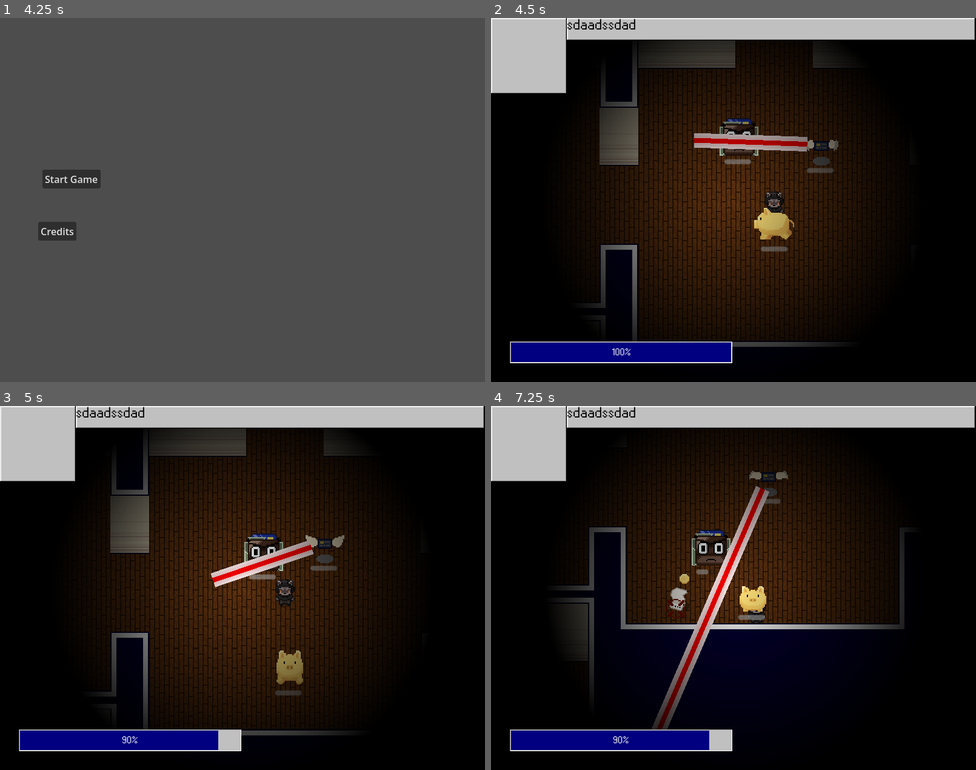
Above: before the commit, frames 1-4 (two rows, left to right).
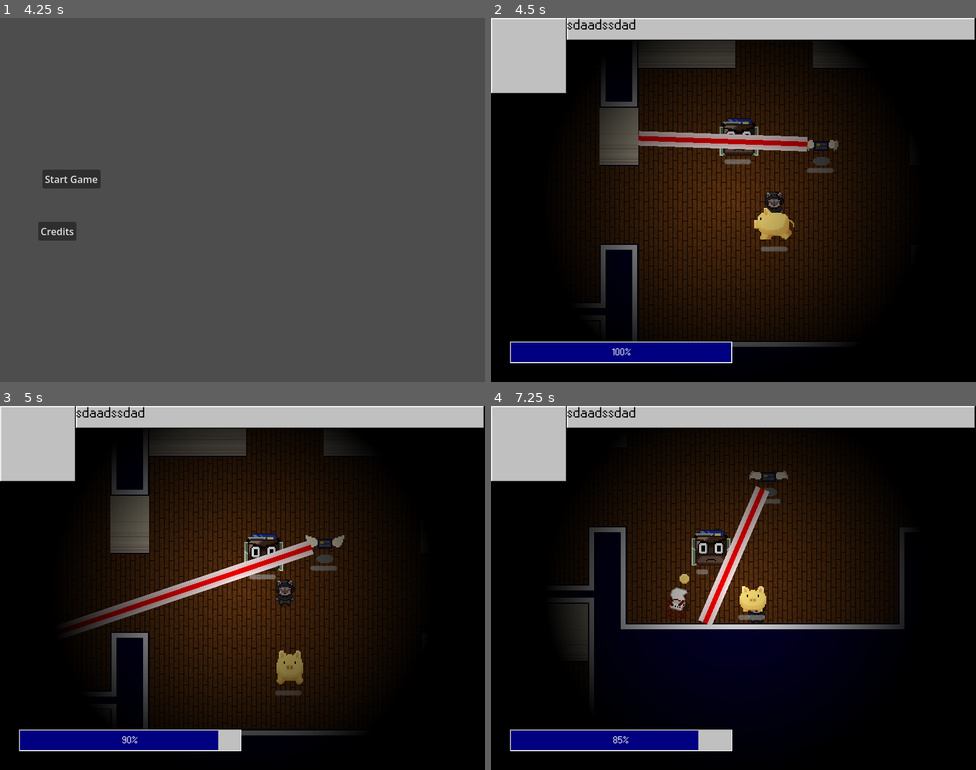
Above: after the commit, the same moments.

Repository: ygda-org/stock-strikers
Game: Godot game, scene res://main/startup_scene.tscn
Two runs of this game, one before a commit and one after it. Both use one fixed random seed, a clock stepped at 60 frames per second and the inputs below. Sound files missing from this copy of the repository are replaced by a short silence.
Inputs (mouse positions are in pixels of both pictures, inside the frame that each line leads up to):
- Up to frame 1 (4.25 s): move the mouse to (349, 181) at 0.52 s; hold D (move_right) 0.53-1.28 s; tap Shift (dodge) at 0.6, 2.1, 3.6 s; tap Enter at 1.25 s; move the mouse to (145, 218) at 1.27 s; hold S (move_down) 1.28-2.03 s; click (145, 218) at 1.35 s; move the mouse to (291, 119) at 2.02 s; hold D (move_right) 2.03-2.78 s; tap Space at 2.75 s; move the mouse to (218, 272) at 2.77 s; hold W (move_up) 2.78-3.53 s; click (218, 272) at 2.85 s; move the mouse to (388, 254) at 3.52 s; hold A (move_left) from 3.53 s (still down)
- Up to frame 2 (4.5 s): release A (move_left) at 4.25 s; click "Start Game" at 4.25 s
- Up to frame 3 (5 s): no input
- Up to frame 4 (7.25 s): move the mouse to (588, 533) at 5.02 s; hold A (move_left) 5.03-5.78 s; click (588, 533) at 5.1 s; move the mouse to (757, 588) at 5.77 s; hold S (move_down) 5.78-6.53 s; tap Shift (dodge) at 5.85 s; move the mouse to (660, 497) at 6.52 s; hold D (move_right) from 6.53 s (still down); click (660, 497) at 6.6 s

Frame 1 is identical in both runs. In frame 2, 0.5% of the frame differs, in the area x 30-42%, y 31-36%; in frame 3, 1.2%, in the area x 15-45%, y 46-63%; in frame 4, 1.1%.

Commit message:
hi Malik I fixed your laser (you were rotating both the raycast and the whole laser so the raycast was double rotating)

Diff:
--- a/enemies/credit_card/laser/laser.gd
+++ b/enemies/credit_card/laser/laser.gd
@@ -15,14 +15,14 @@
 # Called every frame. 'delta' is the elapsed time since the previous frame.
 func _process(delta: float) -> void:
 	if initialized:
-		raycast.target_position = target*100
+		raycast.target_position = Vector2.UP * 100 * target.length()
 		raycast.force_raycast_update()
 		var distance = (raycast.get_collision_point()-global_position).length()
 		var scalar = distance/anim.sprite_frames.get_frame_texture("laser",0).get_height()
 		anim.scale.y = scalar
 		anim.position.y = -distance/2.0
 		collider.scale.y = scalar
-		anim.position.y = -distance/2.0
+		collider.position.y = -distance/2.0
 		for body in get_overlapping_bodies():
 			if body.is_in_group("Player"):
 				body.hurt(damage)
Not shown, changed: assets/enemies/credit_card/laser/laser.png.import
